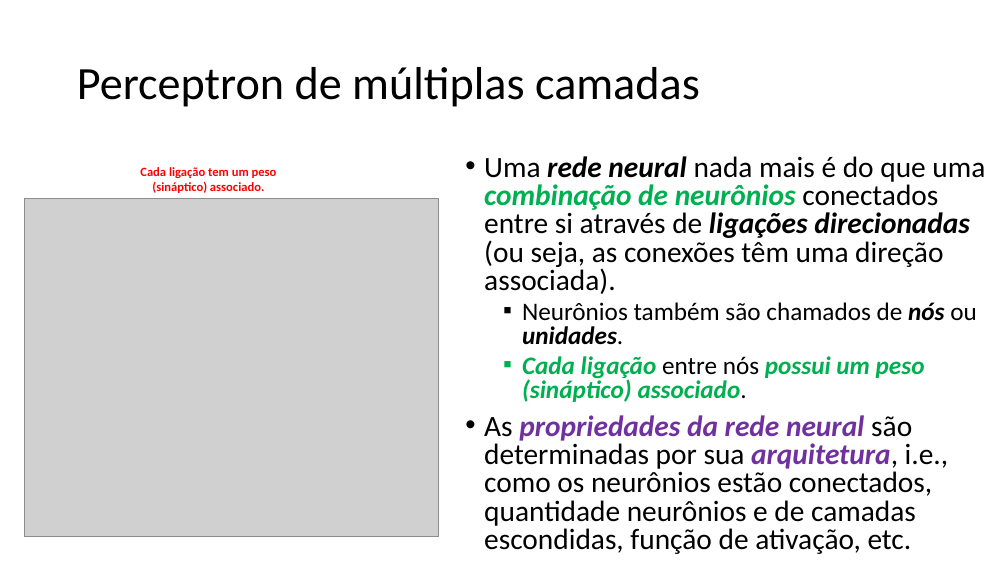
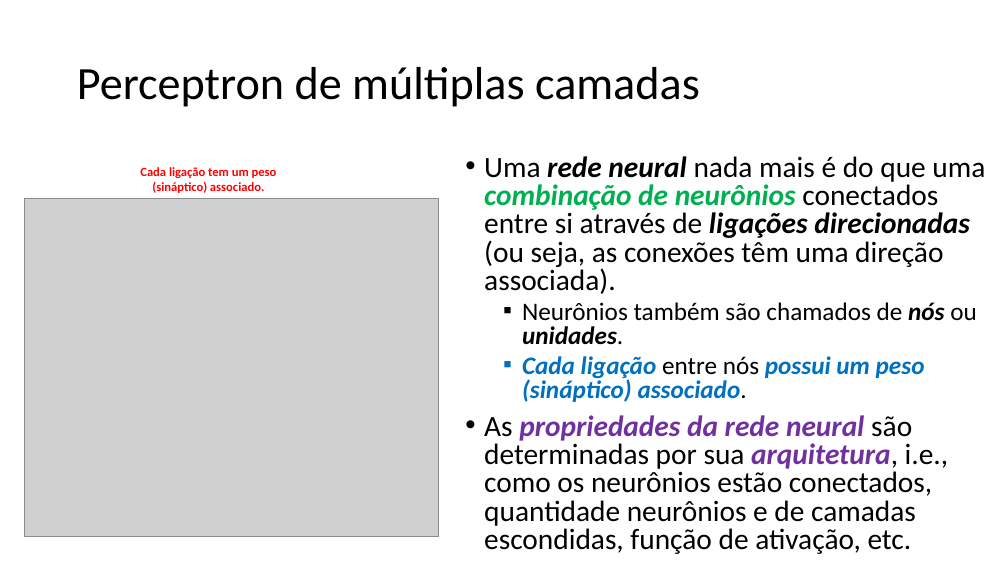
Before and after one commit to zz4fap/t320_aprendizado_de_maquina, a slide deck: slide 3 of slides/T320_Redes_Neurais_Artificiais (Parte II).pptx. Drawn at 1008x567 pixels with LibreOffice and Linux fonts; fonts in the diff are those of the drawing; grey boxes stand for pictures. Boxes give left, top, right and bottom in pixels: in the first picture for what was removed or moved away, otherwise in the second. Text is boxed around its words. In the diff, an @@ line names an element or a change of style, - is before the commit and + after.

```diff
--- a/slides/T320_Redes_Neurais_Artificiais (Parte II).pptx
+++ b/slides/T320_Redes_Neurais_Artificiais (Parte II).pptx
@@ text at (522, 356, 925, 402): text colour #00B050 to #0070C0 in "Cada ligação possui um peso (sináptico) associado." @@
```
Also in this commit, not shown: 7 other slides changed, 1 other file.
